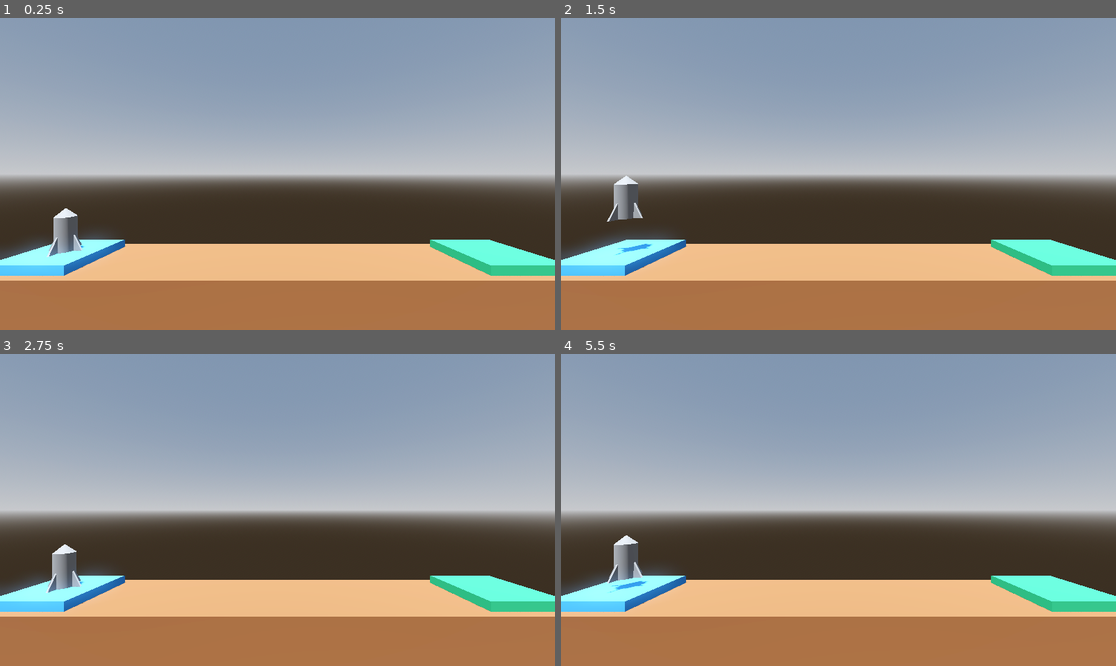
Above: before the commit, frames 1-4 (two rows, left to right).
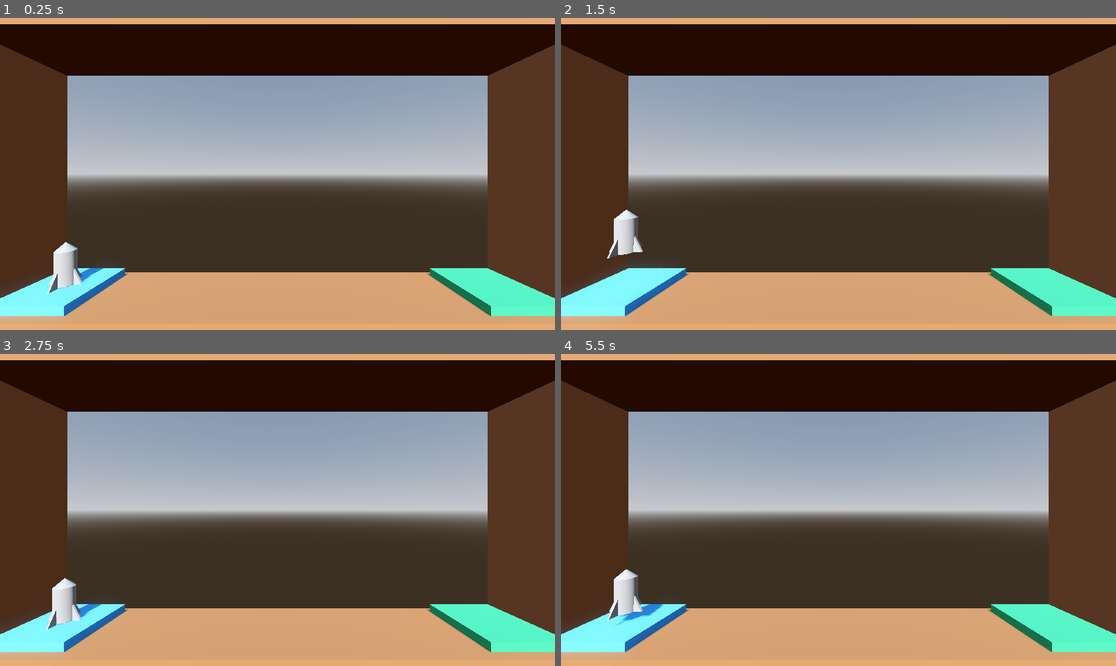
Above: after the commit, the same moments.

Repository: comigor/project-boost
Game: Godot game, scene res://src/level_1.tscn
The game is run twice, just before and just after one commit, with the same random seed, the same clock (stepped at 60 frames per second) and the same inputs.
Inputs:
- Up to frame 1 (0.25 s): no input
- Up to frame 2 (1.5 s): tap Enter at 0.5 s; hold W (boost) 0.53-1.28 s; tap D (rotate_ccw) at 1.35 s
- Up to frame 3 (2.75 s): hold A (rotate_cw) from 2.03 s (still down)
- Up to frame 4 (5.5 s): tap Space at 2.75, 5 s; release A (rotate_cw) at 2.78 s; tap W (boost) at 2.85 s; tap Enter at 3.5 s; hold D (rotate_ccw) 3.53-4.28 s; tap A (rotate_cw) at 4.35 s; hold W (boost) from 5.03 s (still down)

The runs differ from the first frame. In frame 1, 57% of the frame differs, in the area x 0-100%, y 0-100%; in frame 2, 58%; in frame 3, 57%; in frame 4, 58%.

Commit message:
Collision check

Diff:
--- a/Player.gd
+++ b/Player.gd
@@ -1,7 +1,9 @@
 class_name Player extends RigidBody3D
+
 
 var boost_force: float = 1000.0
 var torque_force: float = 100.0
+
 
 func _process(delta: float) -> void:
     if Input.is_action_pressed("boost"):
@@ -10,3 +12,10 @@
         apply_torque(Vector3(0, 0, torque_force * delta))
     if Input.is_action_pressed("rotate_ccw"):
         apply_torque(Vector3(0, 0, -torque_force * delta))
+
+
+func _on_body_entered(body: Node) -> void:
+    if body.is_in_group("victory_collision"):
+        print("you win!")
+    elif body.is_in_group("defeat_collision"):
+        print("game over")
--- a/src/level_1.tscn
+++ b/src/level_1.tscn
@@ -32,16 +32,36 @@
 environment = SubResource("Environment_htcpa")
 
 [node name="DirectionalLight3D" type="DirectionalLight3D" parent="Settings"]
-transform = Transform3D(-0.866025, -0.492404, -0.0868241, 0, -0.173648, 0.984808, -0.5, 0.852868, 0.150384, 0, 0, 0)
+transform = Transform3D(1, 0, 0, 0, 0.866025, 0.5, 0, -0.5, 0.866025, 0, 1.50231, 0)
 shadow_enabled = true
 
 [node name="Camera3D" type="Camera3D" parent="Settings"]
-transform = Transform3D(1, 0, 0, 0, 1, 0, 0, 0, 1, 0, 5, 12)
+transform = Transform3D(1, 0, 0, 0, 1, 0, 0, 0, 1, 0, 7, 12)
 
-[node name="Floor" type="CSGBox3D" parent="."]
-transform = Transform3D(1, 0, 0, 0, 1, 0, 0, 0, 1, 0, -4, 0)
+[node name="Terrain" type="Node3D" parent="."]
+
+[node name="Floor" type="CSGBox3D" parent="Terrain" groups=["defeat_collision"]]
+transform = Transform3D(1, 0, 0, 0, 1, 0, 0, 0, 1, 0, -1, 0)
 use_collision = true
-size = Vector3(30, 8, 5)
+size = Vector3(30, 2, 5)
+material = SubResource("StandardMaterial3D_y8wm8")
+
+[node name="Ceiling" type="CSGBox3D" parent="Terrain" groups=["defeat_collision"]]
+transform = Transform3D(1, 0, 0, 0, 1, 0, 0, 0, 1, 0, 15, 0)
+use_collision = true
+size = Vector3(30, 2, 5)
+material = SubResource("StandardMaterial3D_y8wm8")
+
+[node name="LeftWall" type="CSGBox3D" parent="Terrain" groups=["defeat_collision"]]
+transform = Transform3D(1, 0, 0, 0, 1, 0, 0, 0, 1, -16, 7, 0)
+use_collision = true
+size = Vector3(2, 18, 5)
+material = SubResource("StandardMaterial3D_y8wm8")
+
+[node name="RightWall" type="CSGBox3D" parent="Terrain" groups=["defeat_collision"]]
+transform = Transform3D(1, 0, 0, 0, 1, 0, 0, 0, 1, 16, 7, 0)
+use_collision = true
+size = Vector3(2, 18, 5)
 material = SubResource("StandardMaterial3D_y8wm8")
 
 [node name="LaunchPad" type="CSGBox3D" parent="."]
@@ -50,7 +70,7 @@
 size = Vector3(4, 0.5, 4)
 material = SubResource("StandardMaterial3D_jrelb")
 
-[node name="LandingPad" type="CSGBox3D" parent="."]
+[node name="LandingPad" type="CSGBox3D" parent="." groups=["victory_collision"]]
 transform = Transform3D(1, 0, 0, 0, 1, 0, 0, 0, 1, 12.5, 0.25, 0)
 use_collision = true
 size = Vector3(4, 0.5, 4)
--- a/src/player.tscn
+++ b/src/player.tscn
@@ -8,6 +8,8 @@
 axis_lock_linear_z = true
 axis_lock_angular_x = true
 axis_lock_angular_y = true
+max_contacts_reported = 10
+contact_monitor = true
 linear_damp = 1.0
 angular_damp = 3.0
 script = ExtResource("1_uj8y1")
@@ -44,3 +46,5 @@
 
 [node name="CollisionShape3D" type="CollisionShape3D" parent="."]
 shape = SubResource("CylinderShape3D_sdfm8")
+
+[connection signal="body_entered" from="." to="." method="_on_body_entered"]
